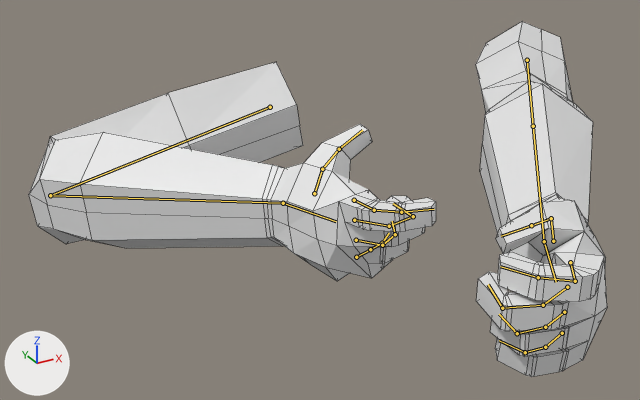
The Blender file Arms.blend, before and after one commit.
One viewpoint serves both versions: a 50 mm camera at (-1.6, -2.81, 0.79) aimed at (-0.62, -1.01, -0.11). Arrows for +X, +Y and +Z are at lower left; the lights stay in place. Both versions are drawn at the pose saved in each file; the numbers are the values there. The bones that bend it are drawn over the model as lines. Mesh edges are drawn as thin lines.

The first picture shows 'Arms'.
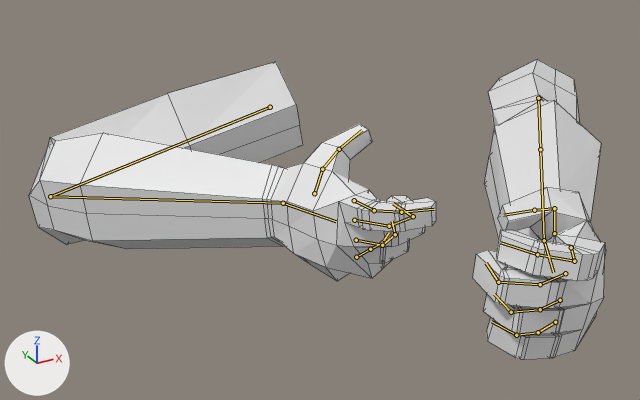
The edits, one by one:
Bone 'Bicep.L' (bone_bicep_l) moves from (0.0, 0.0, 0.0) to (0.045, 0.03, -0.126).
Bone 'IK.Arm.Pole.L' (bone_ik_arm_pole_l) moves from (0.0, 0.0, 0.0) to (1.259, -0.572, -0.823).
Bone 'IK.Arm.Target.L' (bone_ik_arm_target_l) moves from (2.538, -3.446, -0.045) to (2.46, -3.474, 0.145).

Location of each change, [x1, y1, x2, y2] in pixels of the pictures (640 x 400 px):
'Arms', posed (16% shorter): before [29, 21, 607, 377]; after [29, 60, 606, 359]
bone 'Bicep.L', root to tip: before (527, 60) to (533, 126); after (538, 98) to (540, 149)
